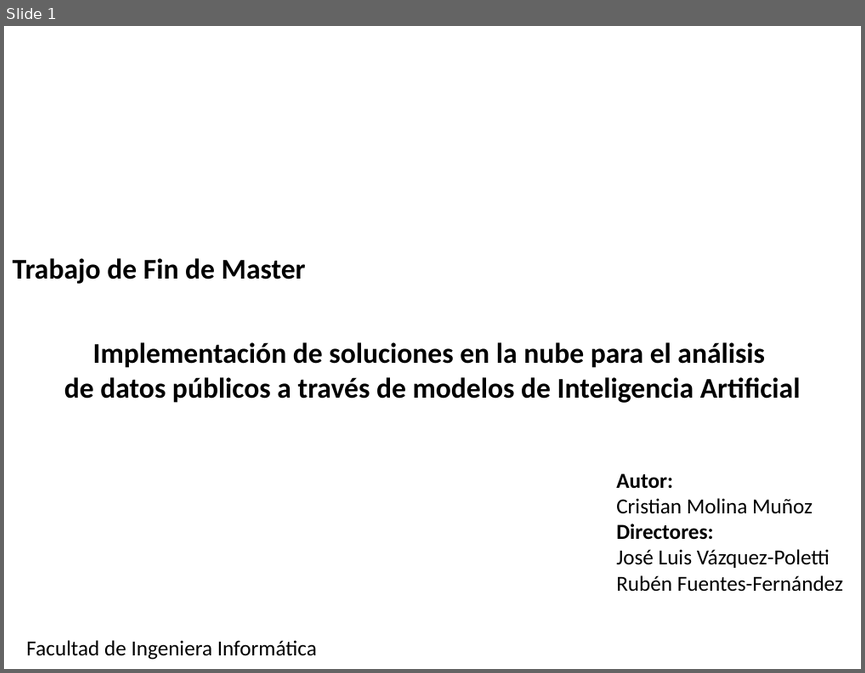
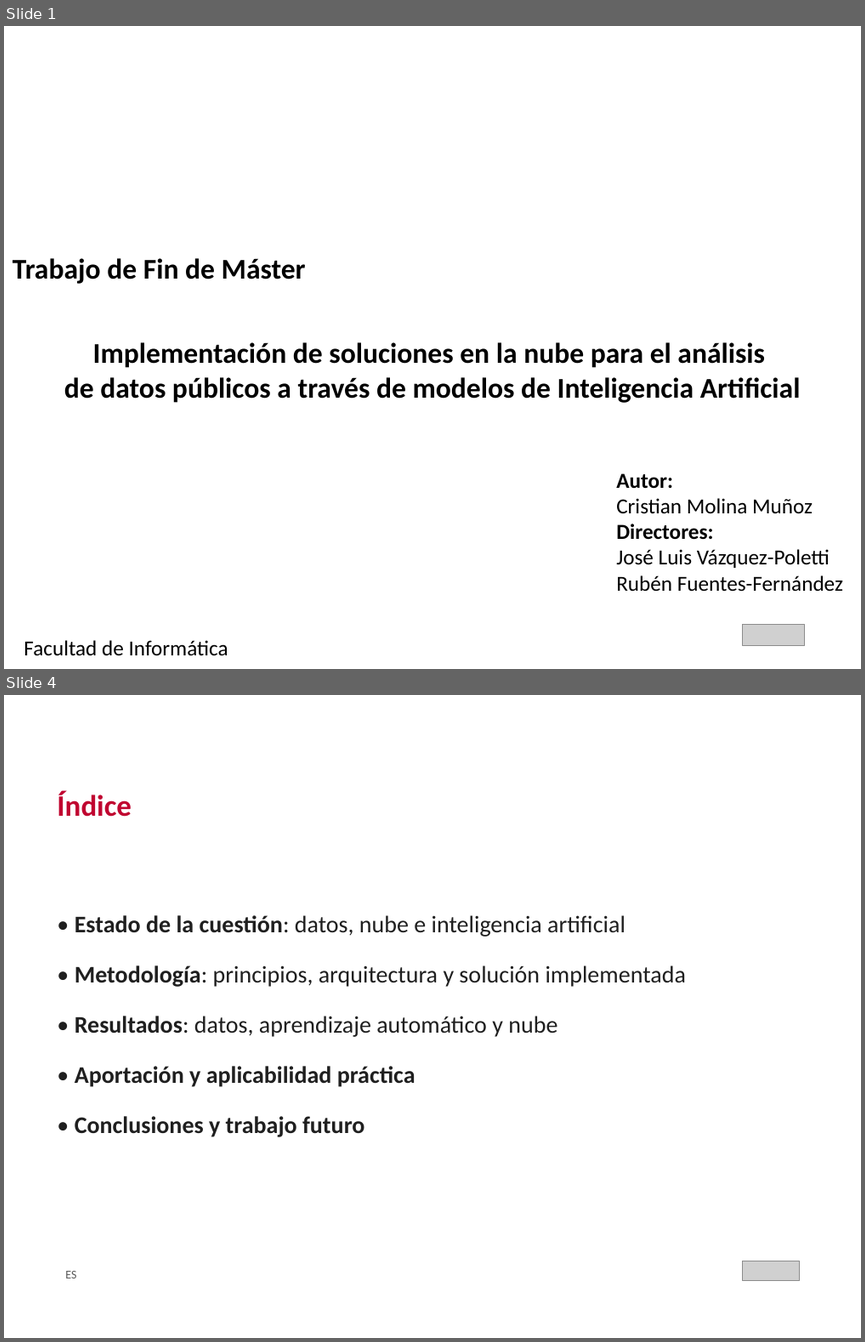
Before and after one commit to crismo04/TFM-cloud-soliutions-to-public-data, a slide deck: master's thesis/TFM_MII_Cloud_AI_PublicData_MolinaCristian_2026.pptx. Shown one above the other, each under a label of ours: slide 1 before the commit, slides 1 and 4 after it; the slides between them are not shown. The pictures are 865x673 and 865x1342 pixels, drawn with LibreOffice and Linux fonts; fonts in the diff are those of the drawing; grey boxes stand for pictures; background and template pictures are left out. Boxes give left, top, right and bottom in pixels: in the first picture for what was removed or moved away, otherwise in the second. Text is boxed around its words. In the diff, an @@ line names an element or a change of style, - is before the commit and + after.

```diff
--- a/master's thesis/TFM_MII_Cloud_AI_PublicData_MolinaCristian_2026.pptx
+++ b/master's thesis/TFM_MII_Cloud_AI_PublicData_MolinaCristian_2026.pptx
@@ slide 4 added at (4, 695, 861, 1338), background #FFFFFF @@
@@ text added at (57, 791, 132, 817), 25 pt, text #C00530, bold @@
+Índice
@@ text added at (75, 915, 686, 1137), 20 pt, text #1F1F1F @@
+• Estado de la cuestión: datos, nube e inteligencia artificial
+• Metodología: principios, arquitectura y solución implementada
+• Resultados: datos, aprendizaje automático y nube
+• Aportación y aplicabilidad práctica
+• Conclusiones y trabajo futuro
@@ text added at (65, 1270, 76, 1278), 10 pt, text #5A5A5A @@
+ES
@@ picture added at (743, 1260, 799, 1280) @@
@@ slide 1 changed as well @@
@@ text at (12, 258, 306, 284): text changed @@
-Trabajo de Fin de Master
+Trabajo de Fin de Máster
@@ picture added at (743, 624, 804, 646) @@
@@ text at (24, 640, 228, 656): text changed @@
-Facultad de Ingeniera Informática
+Facultad de Informática
```
Also in this commit, not shown: 31 other slides added, 3 slides removed, 9 other files.
